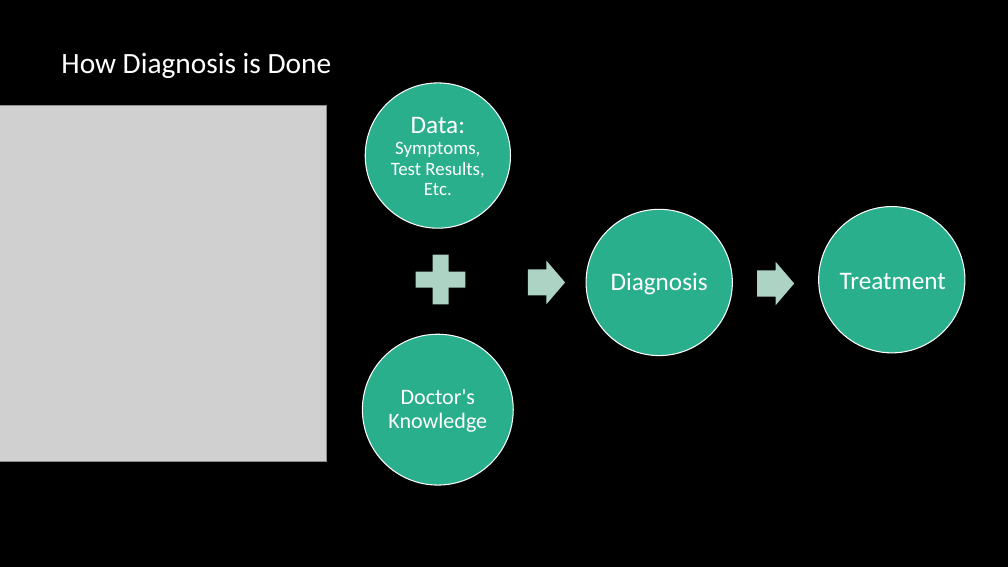
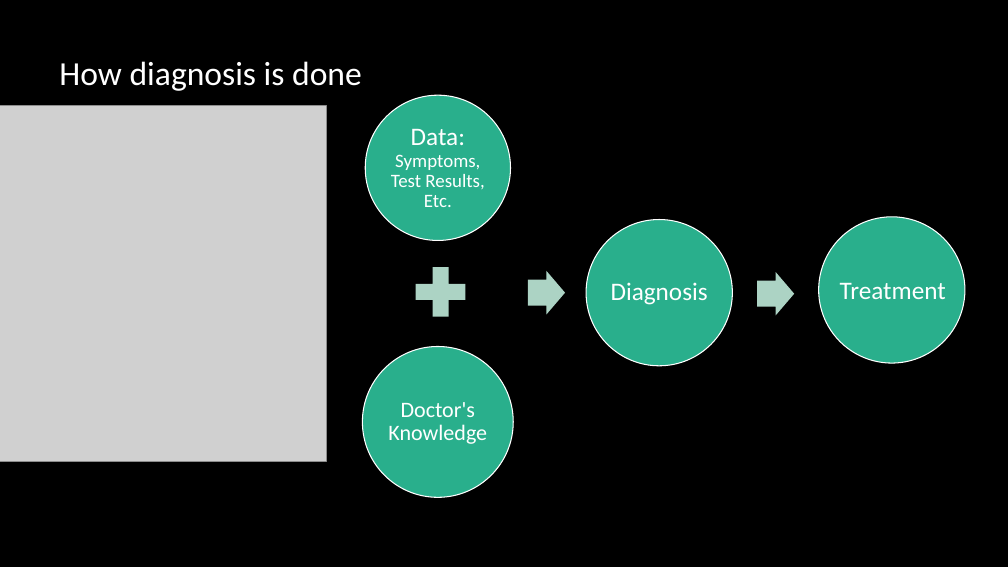
Before and after one commit to caitlinruble/Springboard, a slide deck: slide 2 of Assignments/Classifying Disease - Capstone/Slide Deck.pptx. Drawn at 1008x567 pixels with LibreOffice and Linux fonts; fonts in the diff are those of the drawing; grey boxes stand for pictures. Boxes give left, top, right and bottom in pixels: in the first picture for what was removed or moved away, otherwise in the second. Text is boxed around its words. In the diff, an @@ line names an element or a change of style, - is before the commit and + after.

```diff
--- a/Assignments/Classifying Disease - Capstone/Slide Deck.pptx
+++ b/Assignments/Classifying Disease - Capstone/Slide Deck.pptx
@@ title at [59, 61, 362, 91]: text changed; size 28 to 32 pt @@
-How Diagnosis is Done
+How diagnosis is done
@@ 5 freeform shapes, 1 text, 1 right arrow, 1 ellipse: place and size @@
-5 freeform shapes, 1 text, 1 right arrow, 1 ellipse at [362, 83, 966, 485]
+5 freeform shapes, 1 text, 1 right arrow, 1 ellipse at [362, 95, 966, 498]
```
Also in this commit, not shown: 4 other slides changed, 4 slides added, 3 slides removed.
